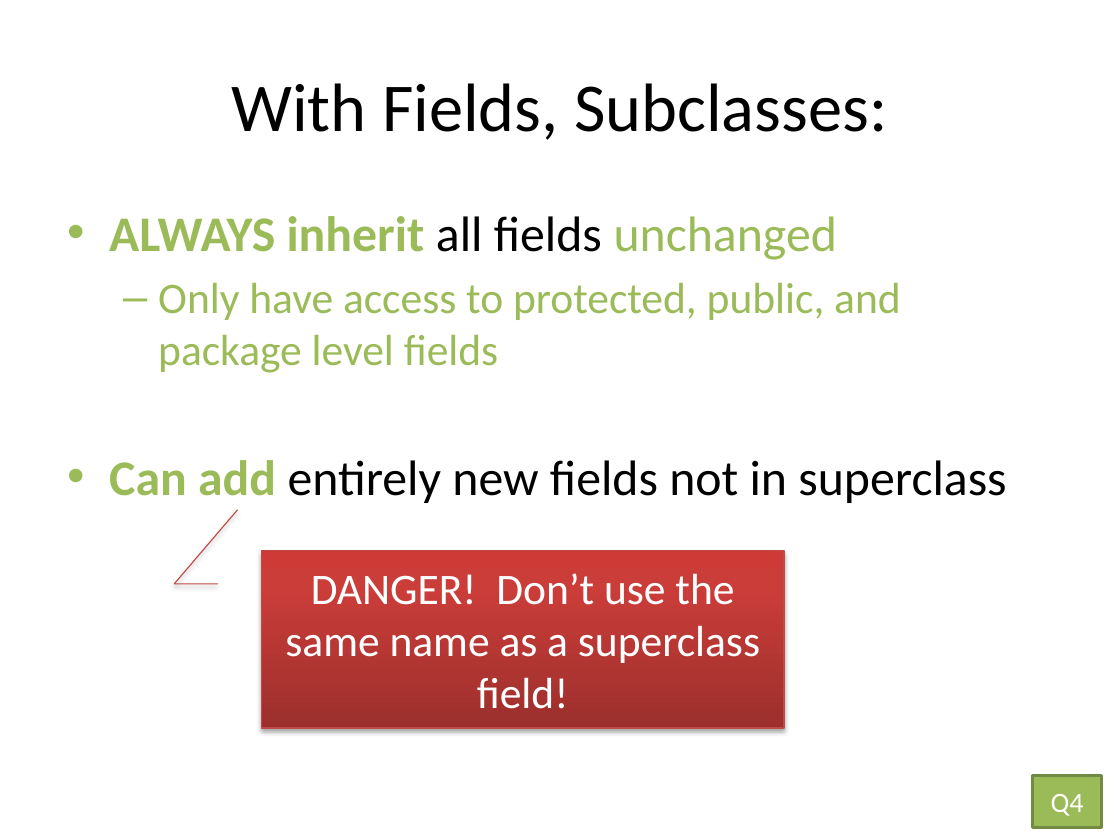
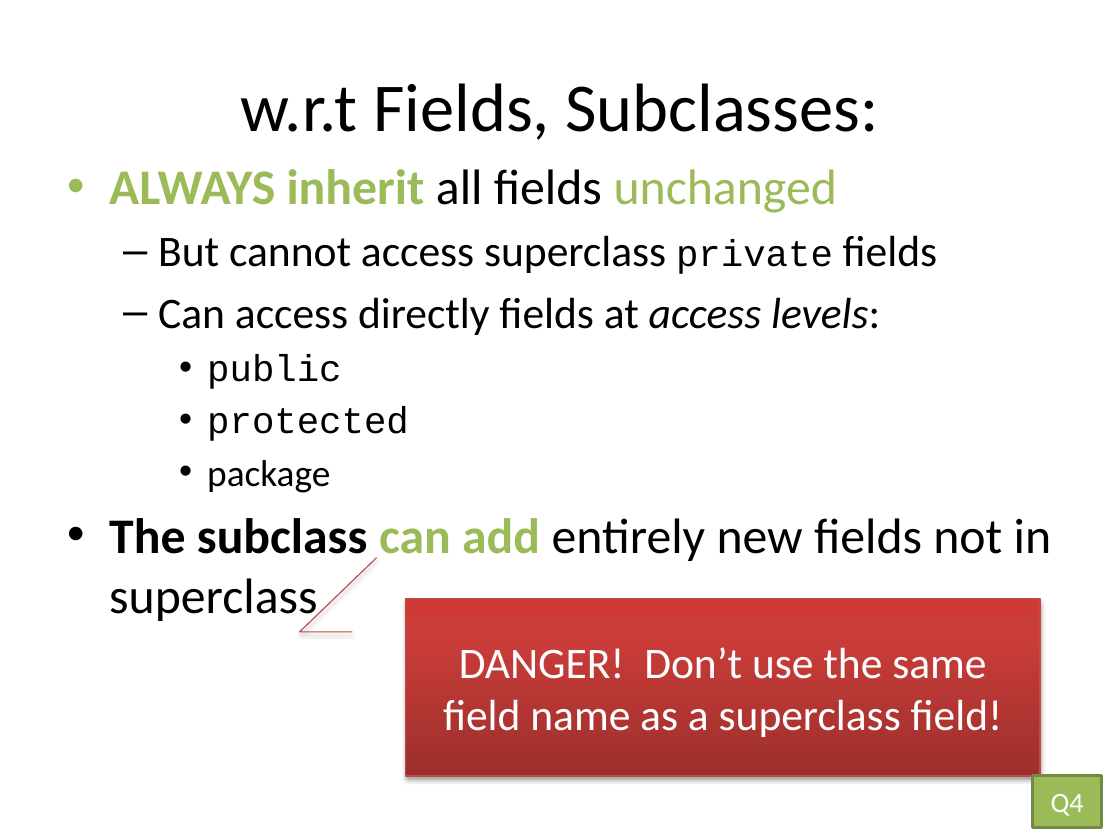
Before and after one commit to RHIT-CSSE/csse220, a slide deck: slide 11 of ClassMaterials/Inheritance/Slides/Inheritance.pptx (slide 10 before the commit). Drawn at 1120x840 pixels with LibreOffice and Linux fonts; fonts in the diff are those of the drawing. Boxes give left, top, right and bottom in pixels: in the first picture for what was removed or moved away, otherwise in the second. Text is boxed around its words. In the diff, an @@ line names an element or a change of style, - is before the commit and + after.

```diff
--- a/ClassMaterials/Inheritance/Slides/Inheritance.pptx
+++ b/ClassMaterials/Inheritance/Slides/Inheritance.pptx
@@ title at (x1=240, y1=83, x2=878, y2=140): text changed @@
-With Fields, Subclasses:
+w.r.t Fields, Subclasses:
@@ text "ALWAYS inherit all fields unchanged" moved from (x1=109, y1=216, x2=1006, y2=503) to (x1=109, y1=169, x2=1052, y2=625) @@
@@ text at (x1=109, y1=235, x2=1052, y2=625): text changed; text colour #9BBB59 to #000000 @@
-  – Only have access to protected, public, and package level fields
-• Can add entirely new fields not in superclass
+  – But cannot access superclass private fields
+  – Can access directly fields at access levels:
+    • public
+    • protected
+    • package
+• The subclass can add entirely new fields not in superclass
@@ border callout "DANGER! Don’t use the same ..." resized from (x1=261, y1=551, x2=784, y2=728) to (x1=405, y1=599, x2=1040, y2=776) @@
@@ text in border callout at (x1=443, y1=647, x2=1003, y2=737): text changed @@
-DANGER! Don’t use the same name as a superclass field!
+DANGER! Don’t use the same field name as a superclass field!
```
Also in this commit, not shown: 9 other slides changed, 2 slides added.
